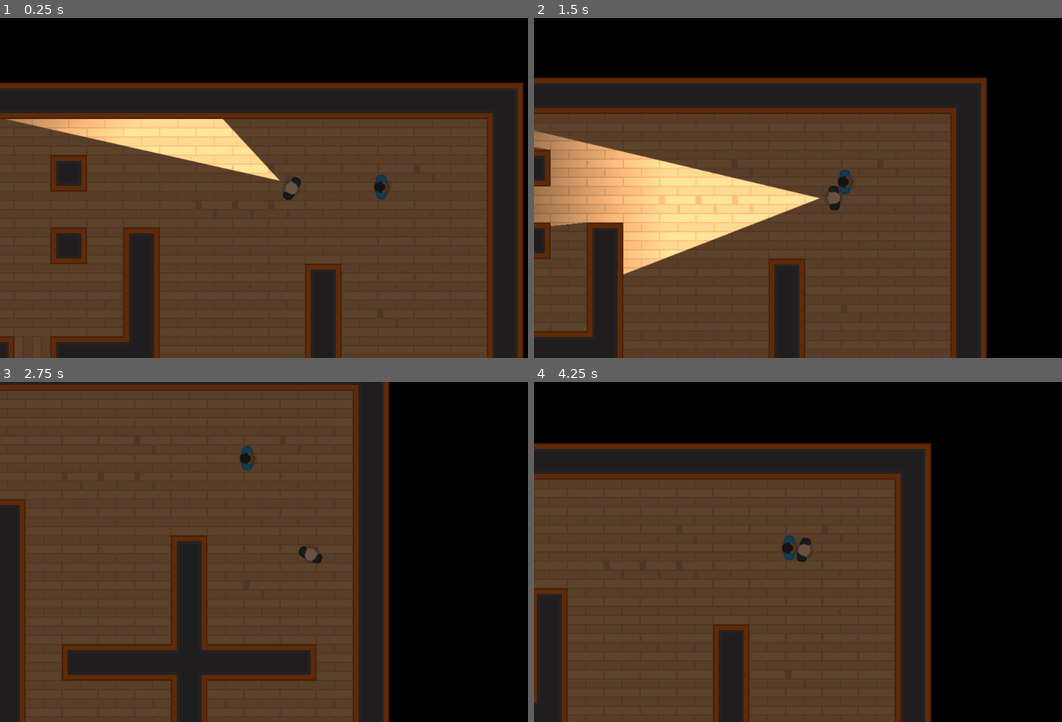
Above: before the commit, frames 1-4 (two rows, left to right).
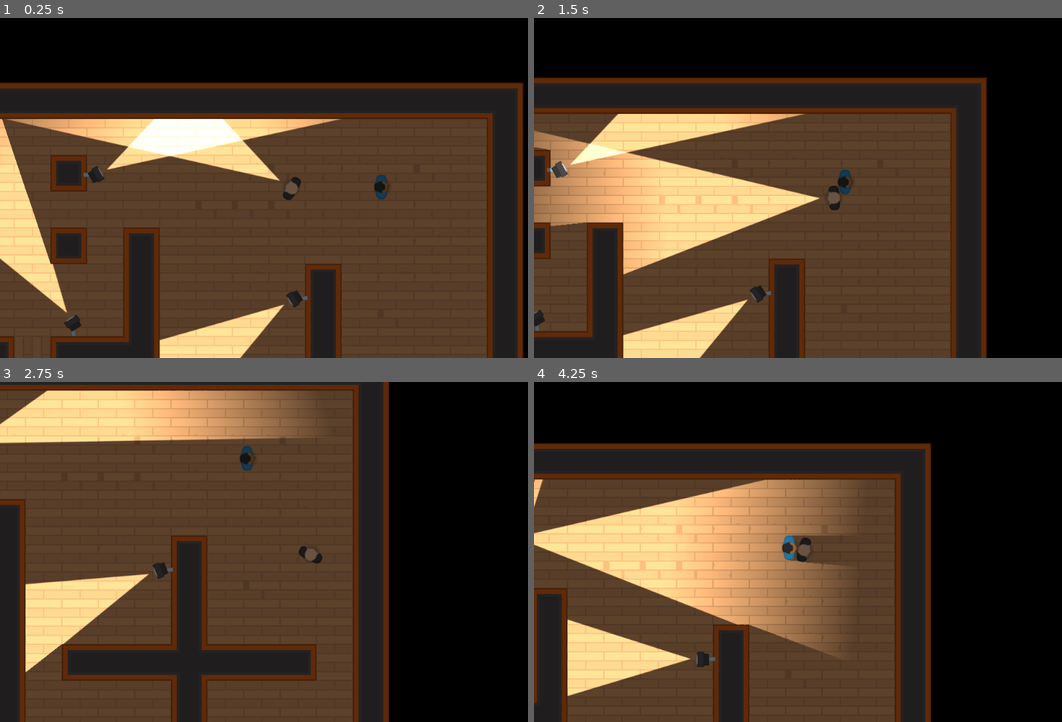
Above: after the commit, the same moments.

Repository: kleimaj/top-down-sneaky
Game: Godot game, scene res://Levels/TemplateLevel.tscn
The game is run twice, just before and just after one commit, with the same random seed, the same clock (stepped at 60 frames per second) and the same inputs. This scene is started directly instead of the project's main scene.
Inputs (mouse positions are in pixels of both pictures, inside the frame that each line leads up to):
- Up to frame 1 (0.25 s): no input
- Up to frame 2 (1.5 s): tap Enter at 0.5 s; move the mouse to (951, 171) at 0.52 s; hold D (move_right) 0.53-1.28 s; tap Space (fire) at 0.6, 1.35 s; move the mouse to (708, 205) at 1.27 s; hold S (move_down) from 1.28 s (still down)
- Up to frame 3 (2.75 s): move the mouse to (348, 477) at 2.02 s; release S (move_down) at 2.03 s; hold D (move_right) from 2.03 s (still down); tap Space (fire) at 2.1 s
- Up to frame 4 (4.25 s): move the mouse to (798, 620) at 2.77 s; release D (move_right) at 2.78 s; hold W (move_up) 2.78-3.53 s; tap Space (fire) at 2.85, 3.6 s; move the mouse to (998, 603) at 3.52 s; hold A (move_left) from 3.53 s (still down)

The runs differ from the first frame. In frame 1, 7.7% of the frame differs, in the area x 0-65%, y 29-100%; in frame 2, 5.1%; in frame 3, 11%; in frame 4, 20%, in the area x 0-60%, y 28-93%.

Commit message:
adds Camera NPC

Diff:
--- /dev/null
+++ b/Characters/NPCs/Camera.tscn
@@ -0,0 +1,55 @@
+[gd_scene load_steps=6 format=2]
+
+[ext_resource path="res://Lightmaps/Torch.tscn" type="PackedScene" id=1]
+[ext_resource path="res://GFX/PNG/Tiles/tile_536.png" type="Texture" id=2]
+[ext_resource path="res://GFX/PNG/Tiles/tile_463.png" type="Texture" id=3]
+
+[sub_resource type="RectangleShape2D" id=1]
+
+[sub_resource type="Animation" id=2]
+resource_name = "CameraRotation"
+length = 12.0
+loop = true
+step = 1.0
+tracks/0/type = "value"
+tracks/0/path = NodePath(".:rotation_degrees")
+tracks/0/interp = 1
+tracks/0/loop_wrap = true
+tracks/0/imported = false
+tracks/0/enabled = true
+tracks/0/keys = {
+"times": PoolRealArray( 0, 0.1, 2, 6, 8 ),
+"transitions": PoolRealArray( 1, 1, 1, 1, 1 ),
+"update": 0,
+"values": [ -30.0, -30.0, -30.0, 30.0, 30.0 ]
+}
+
+[node name="Camera" type="Node2D"]
+
+[node name="ArmSprite" type="Sprite" parent="."]
+scale = Vector2( 0.5, 0.5 )
+texture = ExtResource( 3 )
+
+[node name="CameraBody" type="KinematicBody2D" parent="."]
+position = Vector2( 6.38855, 0.117985 )
+rotation = -0.523599
+__meta__ = {
+"_edit_group_": true
+}
+
+[node name="Sprite" type="Sprite" parent="CameraBody"]
+rotation = 1.5708
+scale = Vector2( 0.5, 0.5 )
+texture = ExtResource( 2 )
+
+[node name="CollisionShape2D" type="CollisionShape2D" parent="CameraBody"]
+visible = false
+shape = SubResource( 1 )
+disabled = true
+
+[node name="Torch" parent="CameraBody" instance=ExtResource( 1 )]
+position = Vector2( 16, 0 )
+
+[node name="AnimationPlayer" type="AnimationPlayer" parent="CameraBody"]
+autoplay = "CameraRotation"
+anims/CameraRotation = SubResource( 2 )
--- a/Characters/Player.tscn
+++ b/Characters/Player.tscn
@@ -1,10 +1,9 @@
-[gd_scene load_steps=6 format=2]
+[gd_scene load_steps=5 format=2]
 
 [ext_resource path="res://Characters/TemplateCharacter.tscn" type="PackedScene" id=1]
 [ext_resource path="res://Player.gd" type="Script" id=2]
 [ext_resource path="res://GFX/PNG/Hitman 1/hitman1_stand.png" type="Texture" id=3]
 [ext_resource path="res://Lightmaps/Torch.tscn" type="PackedScene" id=4]
-[ext_resource path="res://Lightmaps/torchmap.png" type="Texture" id=5]
 
 [node name="Player" instance=ExtResource( 1 )]
 script = ExtResource( 2 )
@@ -18,5 +17,3 @@
 
 [node name="Torch" parent="." index="3" instance=ExtResource( 4 )]
 position = Vector2( 18.1709, 0.291191 )
-texture = ExtResource( 5 )
-offset = Vector2( 320, 0 )
--- a/Levels/TemplateLevel.tscn
+++ b/Levels/TemplateLevel.tscn
@@ -1,8 +1,9 @@
-[gd_scene load_steps=4 format=2]
+[gd_scene load_steps=5 format=2]
 
 [ext_resource path="res://Tiles/Tiles.tres" type="TileSet" id=1]
 [ext_resource path="res://Characters/Player.tscn" type="PackedScene" id=2]
 [ext_resource path="res://Characters/TemplateCharacter.tscn" type="PackedScene" id=3]
+[ext_resource path="res://Characters/NPCs/Camera.tscn" type="PackedScene" id=4]
 
 [node name="TemplateLevel" type="Node2D"]
 
@@ -19,3 +20,17 @@
 
 [node name="TemplateCharacter" parent="." instance=ExtResource( 3 )]
 position = Vector2( 776.056, -7.72995 )
+
+[node name="Cameras" type="Node" parent="."]
+
+[node name="Camera" parent="Cameras" instance=ExtResource( 4 )]
+position = Vector2( 265.519, -28.9441 )
+rotation = 0.0145011
+
+[node name="Camera2" parent="Cameras" instance=ExtResource( 4 )]
+position = Vector2( 231.665, 239.309 )
+rotation = -1.62578
+
+[node name="Camera4" parent="Cameras" instance=ExtResource( 4 )]
+position = Vector2( 627.696, 189.304 )
+rotation = -3.19258
--- a/Lightmaps/Torch.tscn
+++ b/Lightmaps/Torch.tscn
@@ -1,5 +1,9 @@
-[gd_scene format=2]
+[gd_scene load_steps=2 format=2]
+
+[ext_resource path="res://Lightmaps/torchmap.png" type="Texture" id=1]
 
 [node name="Torch" type="Light2D"]
+texture = ExtResource( 1 )
+offset = Vector2( 320, 0 )
 shadow_enabled = true
 shadow_color = Color( 0.054902, 0.054902, 0.054902, 0 )
